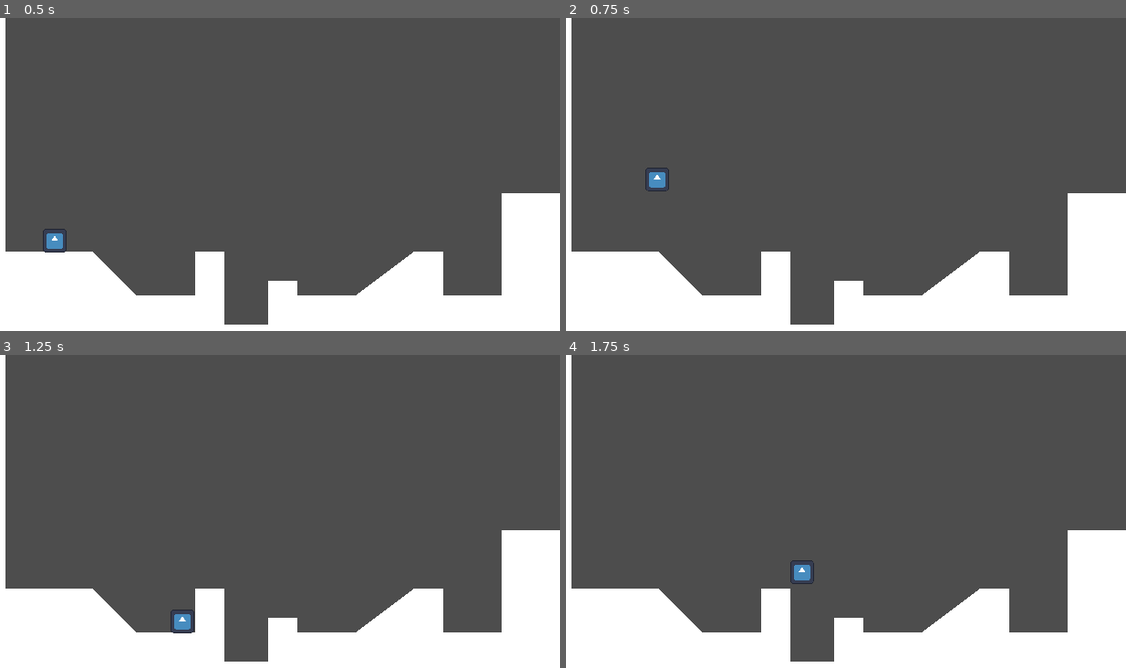
Above: before the commit, frames 1-4 (two rows, left to right).
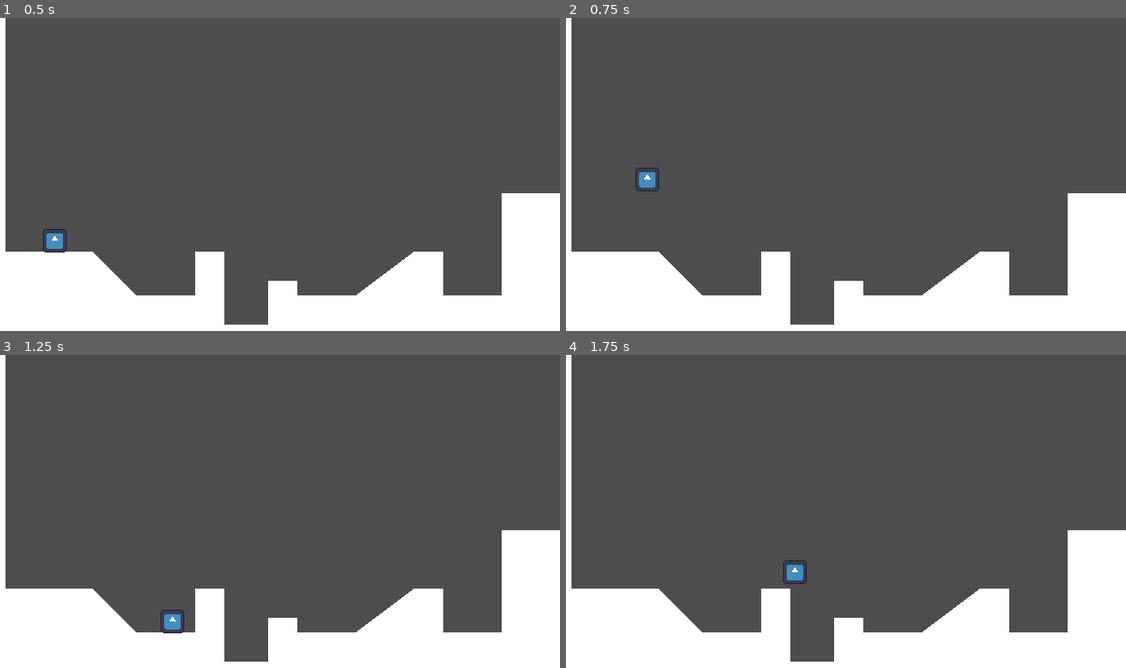
Above: after the commit, the same moments.

Repository: Hitchhiker-Dave/Heart_Beast_Tutorial_Godot4
Game: Godot game, scene res://world.tscn
Same seed, same stepped clock (60 frames per second), same inputs: the game is played once before the commit and once after it. The engine's default icon, where the game draws it, is replaced by a stand-in: a white triangle on a blue panel in a dark square.
Inputs:
- Up to frame 1 (0.5 s): no input
- Up to frame 2 (0.75 s): tap Enter (ui_accept) at 0.5, 0.6 s; hold Right (ui_right) from 0.53 s (still down)
- Up to frame 3 (1.25 s): keep holding Right (ui_right); tap Enter (ui_accept) at 0.77, 1.07 s
- Up to frame 4 (1.75 s): keep holding Right (ui_right); tap Enter (ui_accept) at 1.35, 1.52 s

Frame 1 is identical in both runs. In frame 2, 0.2% of the frame differs, in the area x 12-19%, y 47-56%; in frame 3, 0.2%, in the area x 28-35%, y 81-89%; in frame 4, 0.2%.

Commit message:
Movement Changes 1
Added Acceleration and Friction to player movement.

Diff:
--- a/player.gd
+++ b/player.gd
@@ -1,8 +1,12 @@
 #template for Character Body 2d
-#Stopped tutorial at 18:19 mark
+#Stopped tutorial at 30:37 mark
 extends CharacterBody2D
 
+#Variables not from the template
+const ACCELERATION = 800
+const FRICTION = 1000
 
+#template variables
 const SPEED = 100.0
 const JUMP_VELOCITY = -250.0
 
@@ -17,14 +21,14 @@
 
 	# Handle Jump.
 	if Input.is_action_just_pressed("ui_accept") and is_on_floor():
-		velocity.y = JUMP_VELOCITY
+		velocity.y = JUMP_VELOCITY #move and slide applies delta when changing velocity
 
 	# Get the input direction and handle the movement/deceleration.
 	# As good practice, you should replace UI actions with custom gameplay actions.
 	var direction = Input.get_axis("ui_left", "ui_right")
-	if direction:
-		velocity.x = direction * SPEED
+	if direction != 0: #Ie is a direction key bing pressed
+		velocity.x = move_toward(velocity.x, SPEED * direction, ACCELERATION * delta)
 	else:
-		velocity.x = move_toward(velocity.x, 0, SPEED)
+		velocity.x = move_toward(velocity.x, 0, FRICTION * delta)
 
 	move_and_slide()
--- a/player.tscn
+++ b/player.tscn
@@ -8,6 +8,7 @@
 height = 48.0
 
 [node name="Player" type="CharacterBody2D"]
+floor_snap_length = 2.0
 script = ExtResource("1_cuhup")
 
 [node name="Sprite2D" type="Sprite2D" parent="."]
--- a/project.godot
+++ b/project.godot
@@ -23,6 +23,17 @@
 window/size/window_height_override=720
 window/stretch/mode="canvas_items"
 
+[input]
+
+ui_accept={
+"deadzone": 0.5,
+"events": [Object(InputEventKey,"resource_local_to_scene":false,"resource_name":"","device":0,"window_id":0,"alt_pressed":false,"shift_pressed":false,"ctrl_pressed":false,"meta_pressed":false,"pressed":false,"keycode":4194309,"physical_keycode":0,"key_label":0,"unicode":0,"echo":false,"script":null)
+, Object(InputEventKey,"resource_local_to_scene":false,"resource_name":"","device":0,"window_id":0,"alt_pressed":false,"shift_pressed":false,"ctrl_pressed":false,"meta_pressed":false,"pressed":false,"keycode":4194310,"physical_keycode":0,"key_label":0,"unicode":0,"echo":false,"script":null)
+, Object(InputEventKey,"resource_local_to_scene":false,"resource_name":"","device":0,"window_id":0,"alt_pressed":false,"shift_pressed":false,"ctrl_pressed":false,"meta_pressed":false,"pressed":false,"keycode":32,"physical_keycode":0,"key_label":0,"unicode":32,"echo":false,"script":null)
+, Object(InputEventJoypadButton,"resource_local_to_scene":false,"resource_name":"","device":-1,"button_index":0,"pressure":0.0,"pressed":true,"script":null)
+]
+}
+
 [rendering]
 
 textures/canvas_textures/default_texture_filter=0
